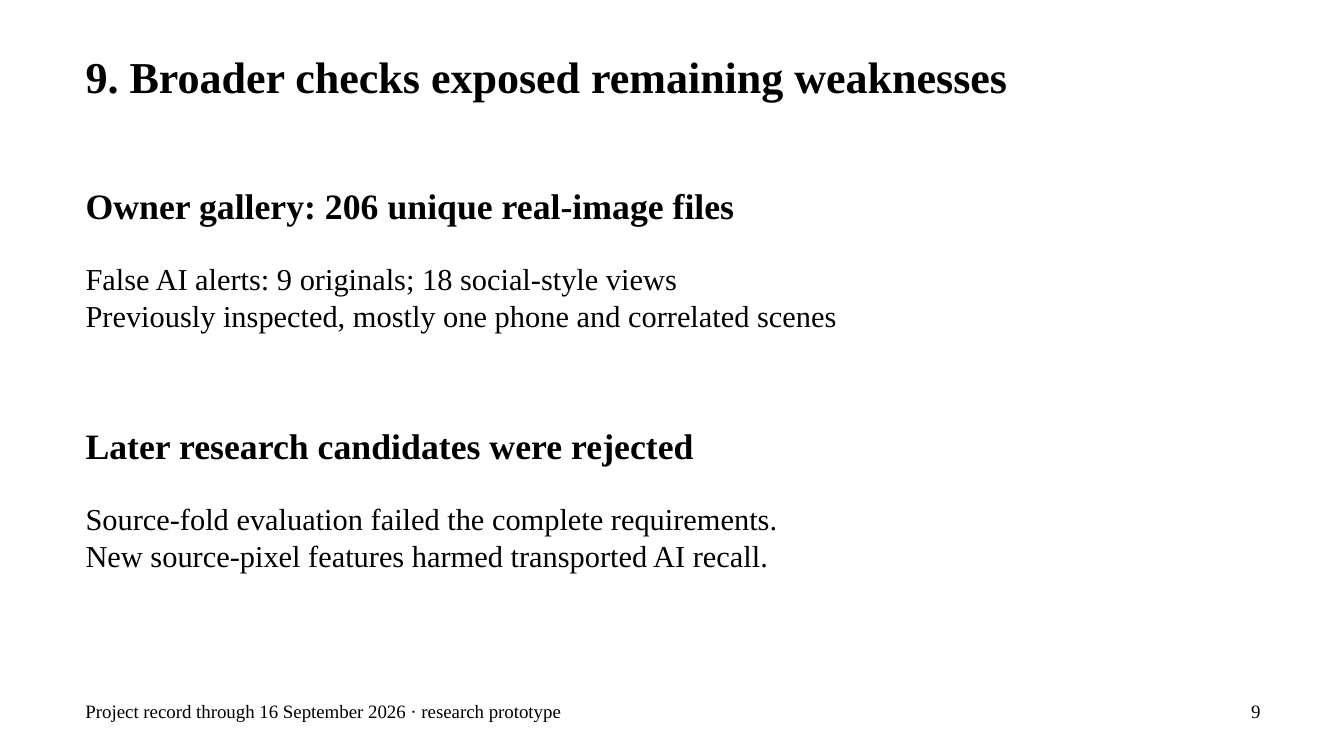
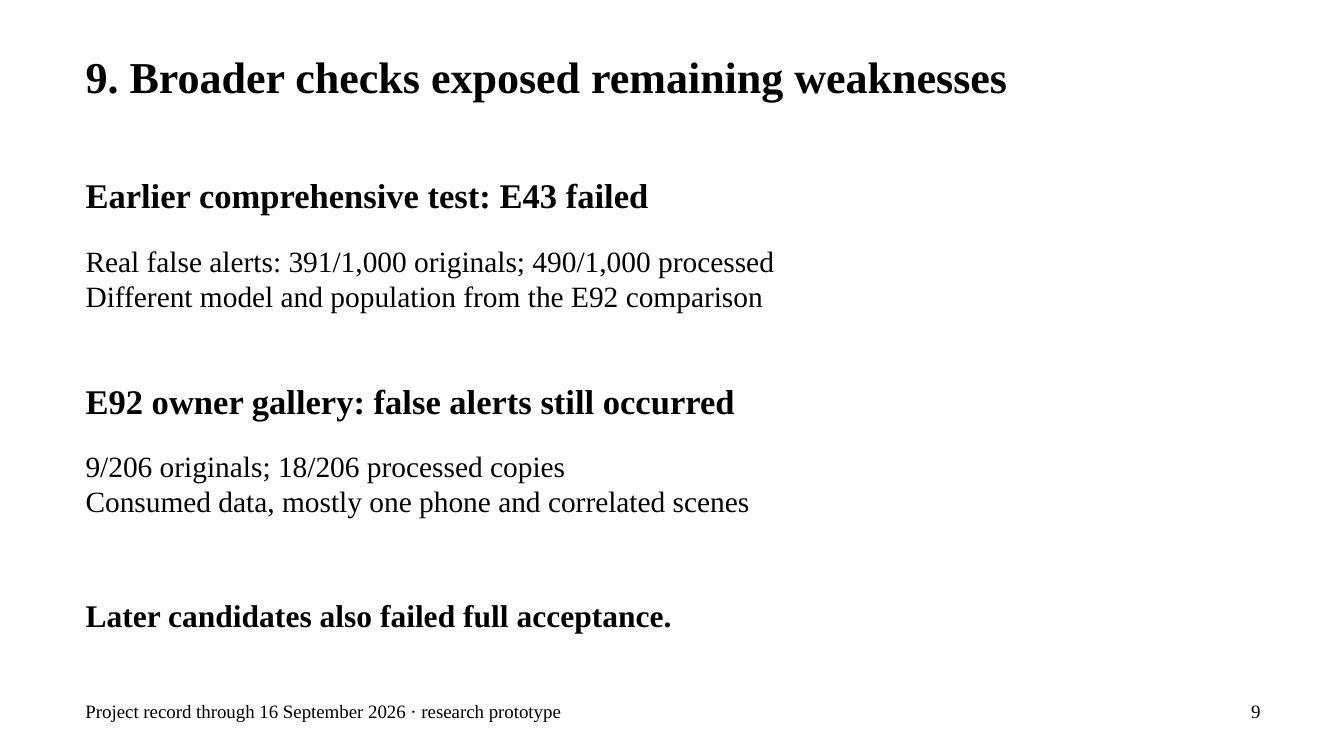
Before and after one commit to EfeHanKeles346/ai-image-detector, a slide deck: slide 9 of rapor/final_2026/deliverables/CS395_Presentation_EfeHan_Keles_25September2026.pptx. Drawn at 1344x756 pixels with LibreOffice and Linux fonts; fonts in the diff are those of the drawing. Boxes give left, top, right and bottom in pixels: in the first picture for what was removed or moved away, otherwise in the second. Text is boxed around its words. In the diff, an @@ line names an element or a change of style, - is before the commit and + after.

Commit message:
Reconcile internship submission with full research history and critical review

```diff
--- a/rapor/final_2026/deliverables/CS395_Presentation_EfeHan_Keles_25September2026.pptx
+++ b/rapor/final_2026/deliverables/CS395_Presentation_EfeHan_Keles_25September2026.pptx
@@ text removed at bbox=[86, 194, 734, 226] @@
-Owner gallery: 206 unique real-image files
@@ text added at bbox=[86, 183, 648, 215], 24.8 pt, text #000000, bold @@
+Earlier comprehensive test: E43 failed
@@ text at bbox=[86, 251, 774, 314]: text changed; size 21.8 to 21 pt @@
-False AI alerts: 9 originals; 18 social-style views
-Previously inspected, mostly one phone and correlated scenes
+Real false alerts: 391/1,000 originals; 490/1,000 processed
+Different model and population from the E92 comparison
@@ text added at bbox=[86, 389, 735, 421], 24.8 pt, text #000000, bold @@
+E92 owner gallery: false alerts still occurred
@@ text removed at bbox=[86, 434, 693, 467] @@
-Later research candidates were rejected
@@ text added at bbox=[86, 456, 750, 518], 21 pt, text #000000 @@
+9/206 originals; 18/206 processed copies
+Consumed data, mostly one phone and correlated scenes
@@ text removed at bbox=[86, 508, 777, 573] @@
-Source-fold evaluation failed the complete requirements.
-New source-pixel features harmed transported AI recall.
@@ text added at bbox=[86, 604, 672, 634], 22.5 pt, text #000000, bold @@
+Later candidates also failed full acceptance.
```
Also in this commit, not shown: 38 other files.
